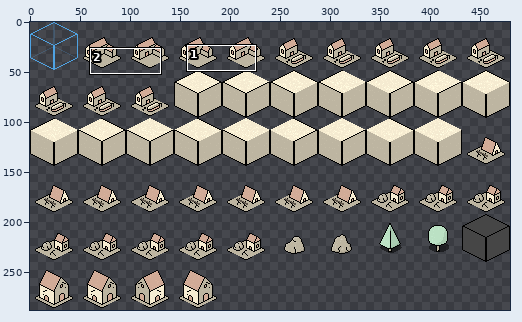
One commit to this sprite sheet: data/gfx/paper/full_48x48.png. The first picture is a wide view before the edit; the outline marks the close-up.
Close-up. Before the commit:
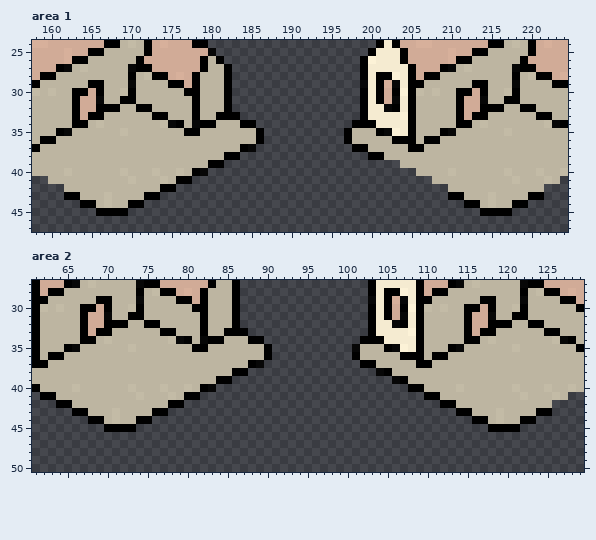
The file is 480x288 pixels. Colours within 5 levels of each other are drawn and written as one. Shown: area 1: x 158..224, y 24..47; area 2: x 61..129, y 27..50.
The result:
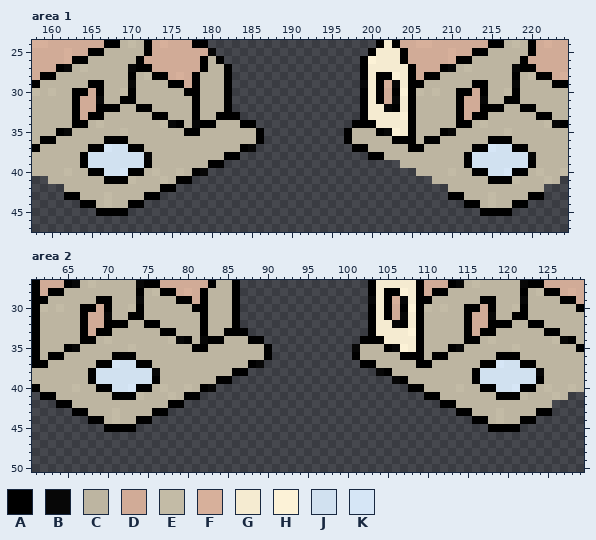
Palette (. is transparent): A #000000  B #070707  C #bdb5a1  D #d1ab97  E #c3bba6  F #d7b09b  G #f5ebd1  H #fcf2d7  J #d1e1f0  K #d6e6f6
Edits made:
Area 1:
y 36: x 167..169 CCC -> AAA; x 215..217 CCC -> AAA
y 37: x 165..171 CCCCCCC -> AAKJJAA; x 213..219 CCCCCCC -> AAKJJAA
y 38: x 164..172 CCCCCCCCC -> AJJJJJJJB; x 212..220 CCCCCCCCC -> AJJJJJJJB
y 39: x 164..172 CCCCCCCCC -> AJJJJJJJA; x 212..220 CCCCCCCCC -> AJJJJJJJA
y 40: x 165..171 CCCCECC -> AAJJKAA; x 213..219 CCCCECC -> AAJJKAA
y 41: x 167..169 CCC -> AAA; x 215..217 CCC -> AAA
Area 2:
y 36: x 71..73 CCC -> AAA; x 119..121 CCC -> AAA
y 37: x 69..75 CCCCCCC -> AAKJJAA; x 117..123 CCCCCCC -> AAKJJAA
y 38: x 68..76 CCCCCCCCC -> AJJJJJJJB; x 116..124 CCCCCCCCC -> AJJJJJJJB
y 39: x 68..76 CCCCCCCCC -> AJJJJJJJA; x 116..124 CCCCCCCCC -> AJJJJJJJA
y 40: x 69..75 CCCCECC -> AAJJKAA; x 117..123 CCCCECC -> AAJJKAA
y 41: x 71..73 CCC -> AAA; x 119..121 CCC -> AAA
Pixel boxes of the changes (left, top, right, bottom) in both close-ups:
changed: (80, 136, 152, 184)
changed: (464, 136, 536, 184)
changed: (88, 352, 160, 400)
changed: (472, 352, 544, 400)
